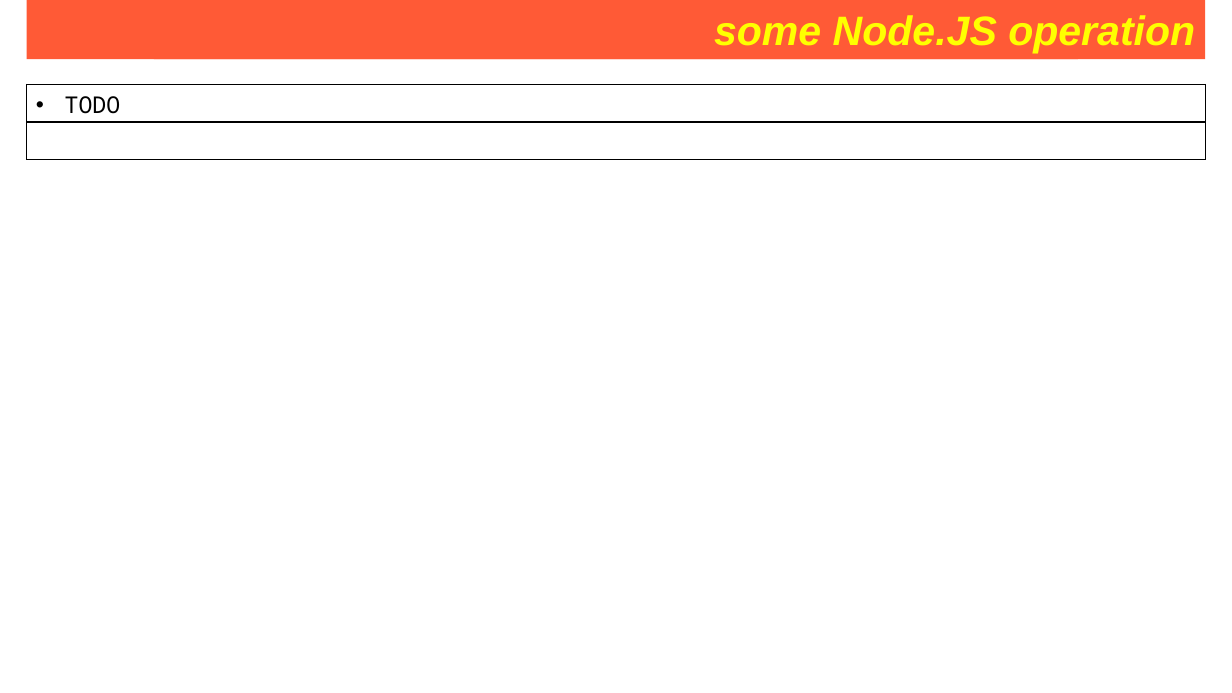
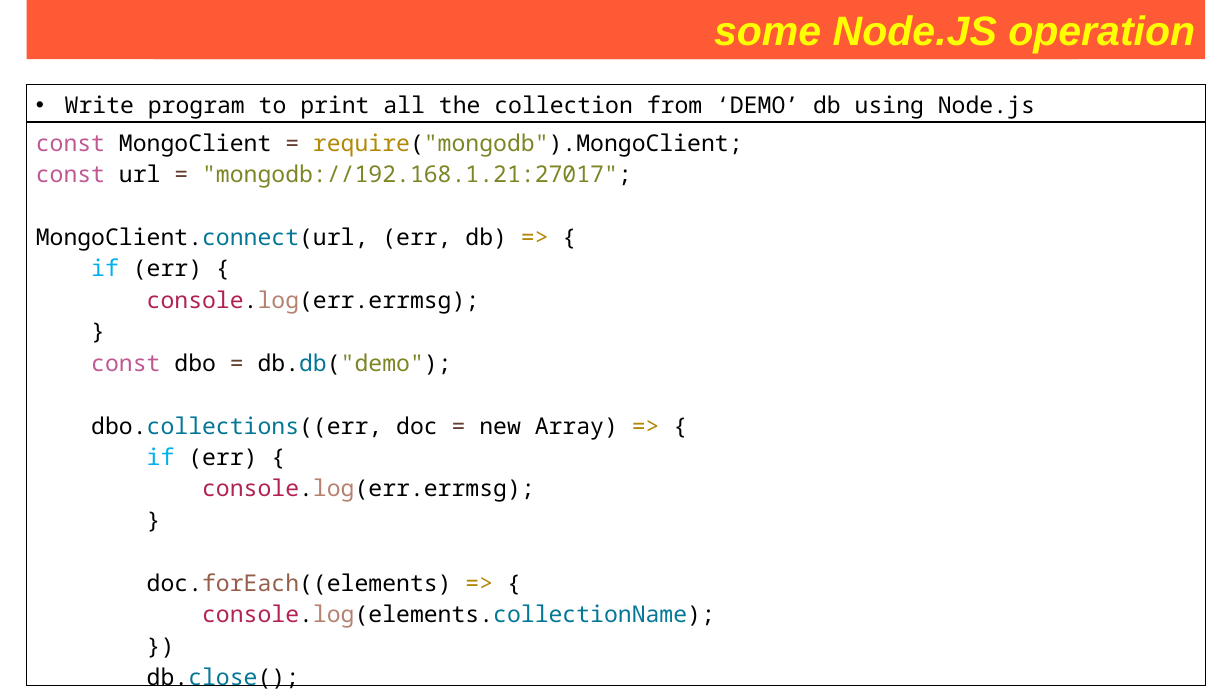
Before and after one commit to Saleel-Bagde/PPT-s, a slide deck: slide 249 of MongoDB PPT.pptx. Drawn at 1232x693 pixels with LibreOffice and Linux fonts; fonts in the diff are those of the drawing. Boxes give left, top, right and bottom in pixels: in the first picture for what was removed or moved away, otherwise in the second. Text is boxed around its words. In the diff, an @@ line names an element or a change of style, - is before the commit and + after.

```diff
--- a/MongoDB PPT.pptx
+++ b/MongoDB PPT.pptx
@@ table removed at bbox=[27, 85, 1206, 160], 2 rows, 1 columns @@
-TODO
-
@@ table added at bbox=[27, 85, 1206, 693], 2 rows, 1 columns @@
+Write program to print all the collection from ‘DEMO’ db using Node.js
+const MongoClient = require("mongodb").MongoClient; / const url = "mongodb://192.168.1.21:27017"; / MongoClient.connect(url, (err, db) => { / if (err) { / console.log(err.errmsg); / } / const dbo = db.db("demo"); / dbo.collections((err, doc = new Array) => { / if (err) { / console.log(err.errmsg); / } / doc.forEach((elements) => { / console.log(elements.collectionName); / }) / db.close(); / }); / });
```
Also in this commit, not shown: 1 other slide changed.
